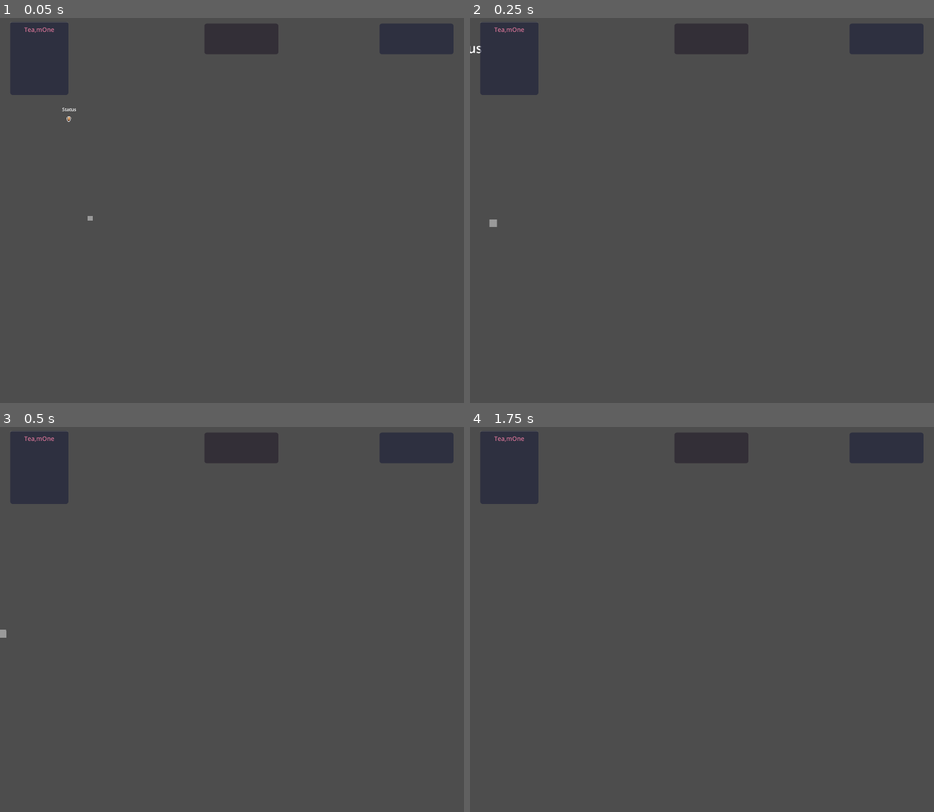
Above: before the commit, frames 1-4 (two rows, left to right).
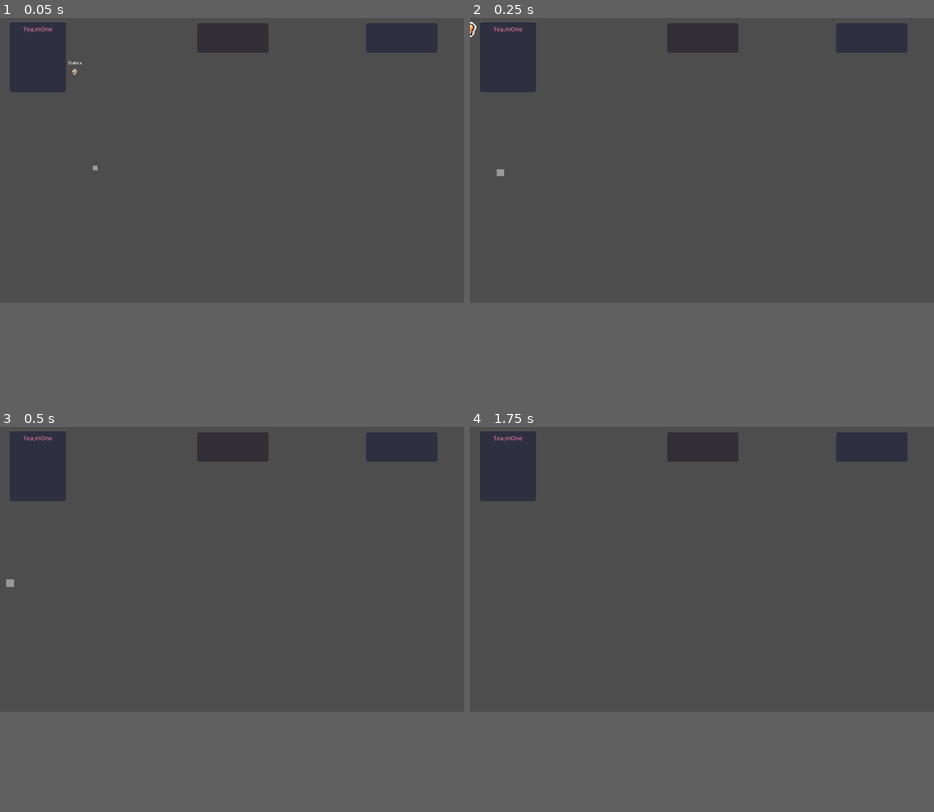
Above: after the commit, the same moments.

Repository: nathan-guiard/zappy
Game: Godot game, scene res://main.tscn
Same seed, same stepped clock (60 frames per second), same inputs: the game is played once before the commit and once after it.
Inputs (mouse positions are in pixels of both pictures, inside the frame that each line leads up to):
- Up to frame 1 (0.05 s): no input
- Up to frame 2 (0.25 s): no input
- Up to frame 3 (0.5 s): no input
- Up to frame 4 (1.75 s): tap Enter at 0.5 s; move the mouse to (804, 596) at 0.52 s; hold W 0.53-1.25 s; tap I at 0.6 s; click (804, 596) at 0.67 s; tap Space at 1.25 s; drag from (609, 634) to (678, 696) at 1.27 s
In our replay, the window is 800x673 before the commit and 800x500 after it. These sizes can differ from the game's own. Grey fills any space a smaller window leaves; there, only what the larger window draws over its background counts as a difference.

The runs differ from the first frame. In frame 1, 1.2% of the frame differs, in the area x 2-98%, y 0-53%; in frame 2, 1.2%, in the area x 0-98%, y 0-55%; in frame 3, 1.2%; in frame 4, 1.1%.

Commit message:
traces squaare (position history) optimized

Diff:
--- a/graphics/Camera2D.gd
+++ b/graphics/Camera2D.gd
@@ -12,12 +12,16 @@
 	get:
 		return focused_player if is_instance_valid(focused_player) else null
 	set(new_val):
-		if new_val == null:
-			#if focused_player:
-				#focused_player.toggle_outline(false)
-			tile_map.clear_traces_square()
-			tile_map.close_inventory()
 		focused_player = new_val
+		#if focused_player:
+			#focused_player.toggle_outline(false)
+		tile_map.clear_traces_square()
+		tile_map.close_inventory()
+		tile_map.see_traces_of_players = false
+		if focused_player:
+			for pos: Vector2i in focused_player.map_position_history:
+				tile_map.add_trace_square(pos)
+
 
 
 
--- a/graphics/TileMap.gd
+++ b/graphics/TileMap.gd
@@ -20,7 +20,10 @@
 #@onready var grid_container: GridContainer = $CanvasLayer/PanelContainer/MarginContainer/GridContainer
 @onready var main: Node2D = $".."
 const trace_square: PackedScene = preload("res://trace_square.tscn")
+
 @onready var traces_square: Node2D = $TracesSquare
+var traces_square_dic: Dictionary = {}
+
 
 const TEAM_COLORS: Array = [
 	Color(255, 0, 0),
@@ -82,7 +85,7 @@
 	THYSTAME = Vector2i(4, 1),
 	PLAYER = Vector2i(4, 6),
 	#FOOD = [Vector2i(1, 11), Vector2i(2,11), Vector2i(3,11), Vector2i(4 ,11), Vector2i(5 ,11)],
-		FOOD = [Vector2i(4 ,11), Vector2i(5 ,11)],
+	FOOD = [Vector2i(4 ,11), Vector2i(5 ,11)],
 	FOOD_1 = Vector2i(1, 11),
 	EGG = Vector2i(4 ,10)
 }
@@ -320,6 +323,8 @@
 		player.refresh_level_color()
 
 		if camera.focused_player == player:
+			if camera.focused_player:
+				panel_container_inventory.visible = true
 			update_contents_in_v_box_ctn(v_box_container_inventory, player.inventory)
 		if not teams_color.has(player.team):
 			teams_color[player.team] = TEAM_COLORS[teams_color.size()]
@@ -390,26 +395,6 @@
 func update_position_player_on_map(player: Player) -> void:
 	player.destination = to_global( map_to_local(player.map_pos))
 	# player.map_position_history.push_back(player.map_pos)
-	if camera.focused_player == player:
-		clear_traces_square()
-		for pos: Vector2i in player.map_position_history:
-			add_trace_square_to_overlaps_count(pos)
-		for pos: Vector2i in traces_square_overlaps_count:
-			var trace_square_instance: TraceSquare = trace_square.instantiate()
-			trace_square_instance.overlaps_count = traces_square_overlaps_count[pos]
-			trace_square_instance.position = map_to_local(pos)
-			traces_square.add_child(trace_square_instance)
-	elif camera.focused_player == null:
-		if see_traces_of_players:
-			clear_traces_square()
-			for curr_player_id: int in  _players:
-				for pos: Vector2i in _players[curr_player_id].map_position_history:
-					add_trace_square_to_overlaps_count(pos)
-			for pos: Vector2i in traces_square_overlaps_count:
-				var trace_square_instance: TraceSquare = trace_square.instantiate()
-				trace_square_instance.overlaps_count = traces_square_overlaps_count[pos]
-				trace_square_instance.position = map_to_local(pos)
-				traces_square.add_child(trace_square_instance)
 
 
 
@@ -424,7 +409,6 @@
 			_players.erase(player_id)
 
 
-
 func merge_players(remote_players: Array) -> void:
 	for remote_player: Dictionary in remote_players:
 		#print(type_string(typeof(remote_player.id)))
@@ -432,6 +416,7 @@
 		if not _players.has(remote_player_id):
 			var new_player: Player = construct_player_from_dictionnary(remote_player)
 			_players[remote_player_id] = new_player
+			new_player.new_map_position_added.connect(_on_player_new_map_position_added)
 			add_child(new_player)
 			#print("player added")
 		var player: Player = _players[remote_player_id]
@@ -453,21 +438,21 @@
 	if event is InputEventMouseMotion:
 		var ev: InputEventMouseMotion = event
 		hover_square.position = map_to_local(hovered_cell)
-	#if event is InputEventKey and event.is_pressed():
-		#var ev: InputEventKey = event
-		#print("butttont")
-		if true:#ev.keycode == KEY_I:
-			#print("data: ", data, "size: ", data.size())
-			var data_filtered: Array = data_without_player(data)
-			update_contents_in_v_box_ctn(v_box_container_contents, data_filtered)
+
+		var data_filtered: Array = data_without_player(data)
+		update_contents_in_v_box_ctn(v_box_container_contents, data_filtered)
 
 		#print(ev.as_text_keycode())
 	#camera.manage_camera_input(event)
 	if event is InputEventKey:
 		var ev: InputEventKey = event
 		if ev.is_pressed() and ev.keycode == KEY_A:
+			camera.focused_player = null #L ORDRE DE SES DEUX LIGNES EST IMPORTANTE
 			see_traces_of_players = !see_traces_of_players
-			camera.focused_player = null
+			if see_traces_of_players:
+				for curr_player_id: int in  _players:
+					for pos: Vector2i in _players[curr_player_id].map_position_history:
+						add_trace_square(pos)
 
 
 #var hovered_cell_data: TileData
@@ -516,19 +501,21 @@
 func clear_traces_square() -> void:
 	for child: Node2D in traces_square.get_children():
 		child.queue_free()
-	traces_square_overlaps_count = {}
-
-func add_trace_square_to_overlaps_count(map_position: Vector2i, count_add: int = 1) -> void:
-	if not traces_square_overlaps_count.has(map_position):
-		traces_square_overlaps_count[map_position] = 0
+	traces_square_dic = {}
+
+func add_trace_square(map_position: Vector2i) -> void:
+	if not traces_square_dic.has(map_position):
+		var new_trace_square: TraceSquare = trace_square.instantiate()
+		new_trace_square.position = map_to_local(map_position)
+		traces_square.add_child(new_trace_square)
+		traces_square_dic[map_position] = new_trace_square
 	else:
-		traces_square_overlaps_count[map_position] += count_add
+		(traces_square_dic[map_position] as TraceSquare).overlaps_count += 1
 
 func update_contents_in_v_box_ctn(v_box_container: VBoxContainer, contents: Array) -> void:
 
 	clear_contents_in_v_box_ctn(v_box_container)
-	if camera.focused_player:
-		panel_container_inventory.visible = true
+
 	for content: Dictionary in contents:
 		for key: String in content:
 			if v_box_container.get_child_count() > 0:
@@ -549,3 +536,8 @@
 func close_inventory() -> void:
 	clear_contents_in_v_box_ctn(v_box_container_inventory)
 	panel_container_inventory.visible = false
+
+
+func _on_player_new_map_position_added(player: Player, map_position: Vector2i) -> void:
+	if see_traces_of_players or camera.focused_player == player:
+		add_trace_square(map_position)
--- a/graphics/main.tscn
+++ b/graphics/main.tscn
@@ -114,10 +114,10 @@
 theme_override_styles/separator = ExtResource("8_xm0ke")
 
 [node name="TeamScrollContainer" type="ScrollContainer" parent="CanvasLayer"]
-offset_left = 107.0
-offset_top = 1494.0
-offset_right = 1814.0
-offset_bottom = 1563.0
+offset_left = 44.0
+offset_top = 1095.0
+offset_right = 1751.0
+offset_bottom = 1164.0
 
 [node name="TeamHBoxContainer" type="HBoxContainer" parent="CanvasLayer/TeamScrollContainer"]
 layout_mode = 2
--- a/graphics/player.gd
+++ b/graphics/player.gd
@@ -9,7 +9,7 @@
 	# "state": string or object, // see below
 	# "level": number,
 
-
+signal new_map_position_added(player: Player, map_position: Vector2i)
 
 @onready var outline_shader: ShaderMaterial = preload("res://player_shader.tres").duplicate()
 
@@ -32,14 +32,14 @@
 const INITIAL_LERP_SPEED: float = 3
 var lerp_speed: float = INITIAL_LERP_SPEED
 
-var position_history: PackedVector2Array = PackedVector2Array()
+#var position_history: PackedVector2Array = PackedVector2Array()
 
 var map_position_history: PackedVector2Array = PackedVector2Array()
 
 var destination: Vector2:
 	set(new_dest):
 		destination = new_dest
-		position_history.push_back(destination)
+		#position_history.push_back(destination)
 
 const Direction: Dictionary = {
 	"North": "North",
@@ -57,6 +57,7 @@
 		map_pos = new_pos
 		if map_position_history.size() == 0 or Vector2i(map_position_history[map_position_history.size() - 1]) != map_pos:
 			map_position_history.push_back(map_pos)
+			new_map_position_added.emit(self, map_pos)
 @onready var direction: String
 
 var team: String
--- a/graphics/project.godot
+++ b/graphics/project.godot
@@ -26,8 +26,9 @@
 
 [display]
 
-window/size/viewport_width=1900
-window/size/viewport_height=1600
+window/size/viewport_width=1280
+window/size/viewport_height=800
+window/stretch/scale=0.65
 
 [physics]
 
